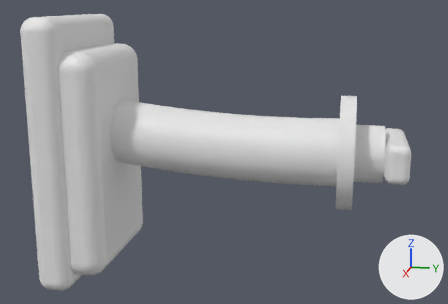
What one commit did to the glTF model dashboard/public/exports/bmo_compact_left_leg.glb.
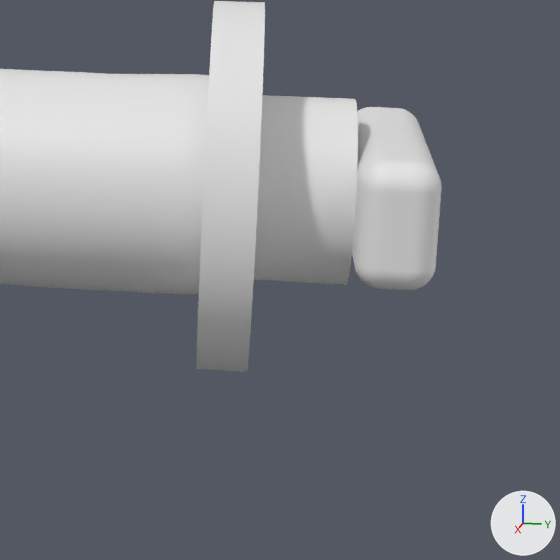
Each version is shown whole from a 50 mm lens placed at (0.0652, 0.0, 0.0157), pointed at (-0.0018, -0.0133, -0.001), then close up on the part from 61% to 100% of the width and 31% to 88% of the height. The lights are fixed; the arrows at lower right show +X, +Y and +Z. The last two pictures show the newer version. Where no turn or scale is listed for an object, it has been applied to the vertices. Vertices at exactly the same position are counted once.

Objects in the first close-up: '=>[0:1:1:2]'.
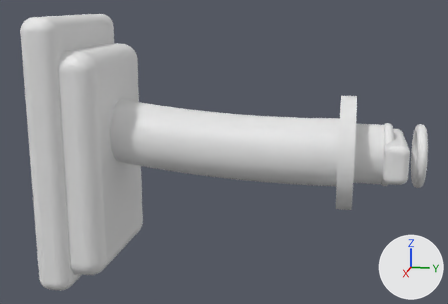
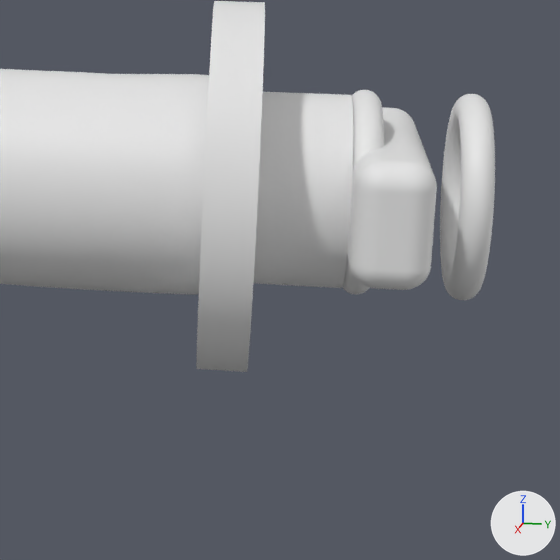
Changed parts and their boxes (x1, y1, x2, y2) in the close-ups (560 x 560 px):
'=>[0:1:1:2]', reshaped: before (0, 1, 442, 372); after (0, 1, 495, 372)
part 1 of me_compound, added: after (440, 94, 495, 300)
part 2 of me_compound, built on: before (254, 95, 442, 290); after (253, 90, 437, 294)

Edits to the bpy script that builds the scene:
```text
Change me_compound:
    used by ob_0_1_1_2; location = (0.0, 0.0, 0.0)
    remove me_compound.from_pydata(...)  # 7509 vertices, 15014 faces; spans x -0.011..0.007, y -0.033..0.0064, z -0.016..0.014
    add me_compound.from_pydata(...)  # 21202 vertices, 42400 faces; spans x -0.011..0.007, y -0.033..0.0081, z -0.016..0.014
    me_compound part 1: a new loose piece of 7056 vertices spanning x -0.0033..0.0033, y 0.0071..0.0081, z -0.0033..0.0033
    me_compound part 2: 148 vertices moved within x -0.0048..0.0048, y 0.0041..0.0062, z -0.002..0.0019; 1849 vertices removed from x -0.0048..0.0048, y 0.001..0.0064, z -0.003..0.003; 8486 vertices added at x -0.0048..0.0048, y 0.001..0.0063, z -0.0033..0.0033
```
